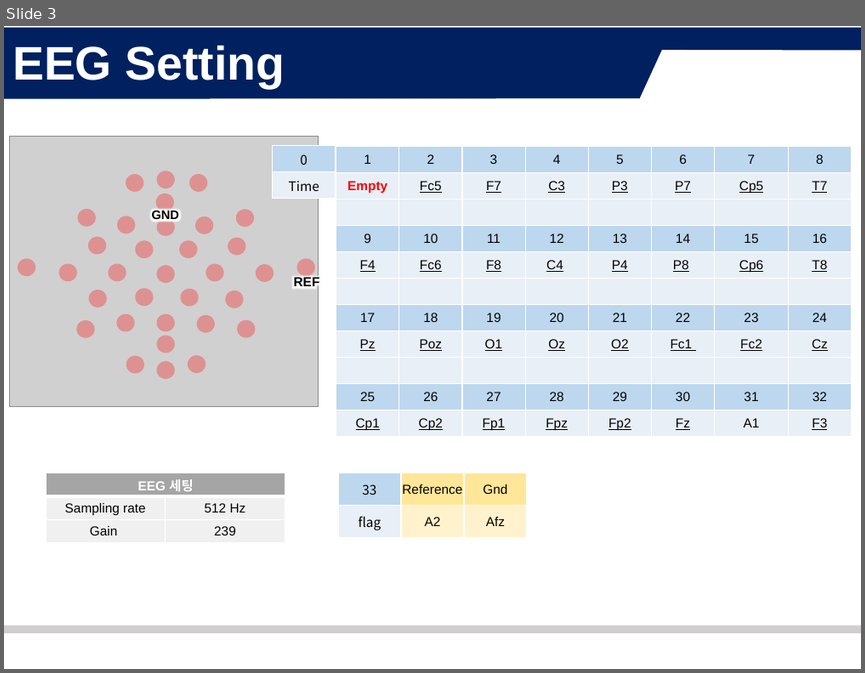
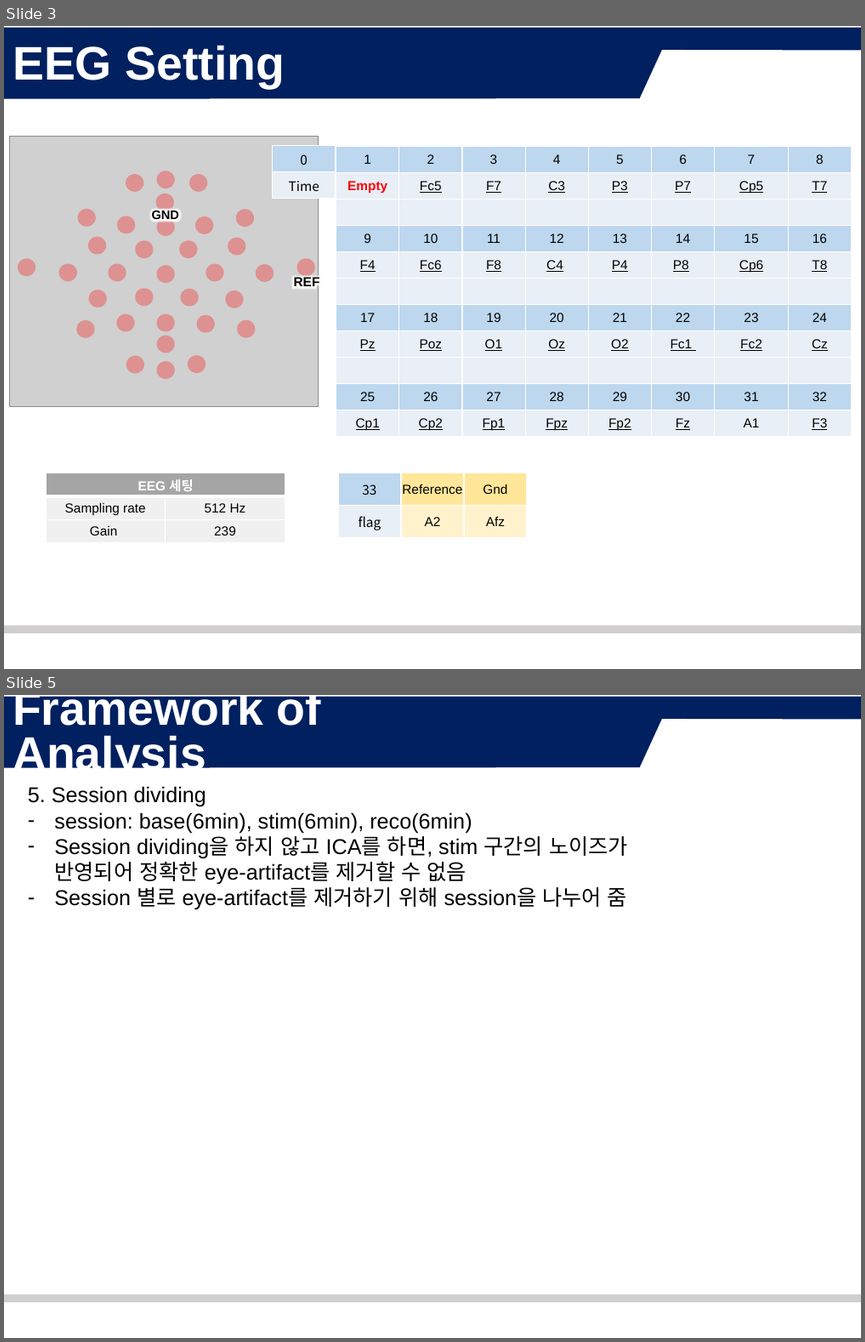
Before and after one commit to Esoh124/B2X_2nd_Year_3rd_Pilot_Customizing, a slide deck: matlab/03_PILOT_Framework of Analysis.pptx. Shown one above the other, each under a label of ours: slide 3 before the commit, slides 3 and 5 after it; the slides between them are not shown. The pictures are 865x673 and 865x1342 pixels, drawn with LibreOffice and Linux fonts; fonts in the diff are those of the drawing; grey boxes stand for pictures; background and template pictures are left out. Boxes give left, top, right and bottom in pixels: in the first picture for what was removed or moved away, otherwise in the second. Text is boxed around its words. In the diff, an @@ line names an element or a change of style, - is before the commit and + after.

```diff
--- a/matlab/03_PILOT_Framework of Analysis.pptx
+++ b/matlab/03_PILOT_Framework of Analysis.pptx
@@ slide 5 added at [4,695,861,1338], background #FFFFFF; not listed: 2 template elements that a slide beside it also shows @@
@@ text added at [12,695,321,778], 39.6 pt, text #FFFFFF, bold @@
+Framework of Analysis
@@ text added at [28,786,628,910], 18 pt, text #000000 @@
+5. Session dividing
+– session: base(6min), stim(6min), reco(6min)
+– Session dividing을 하지 않고 ICA를 하면, stim 구간의 노이즈가 반영되어 정확한 eye-artifact를 제거할 수 없음
+– Session 별로 eye-artifact를 제거하기 위해 session을 나누어 줌
```
Also in this commit, not shown: 1 slide changed, 7 other files.
